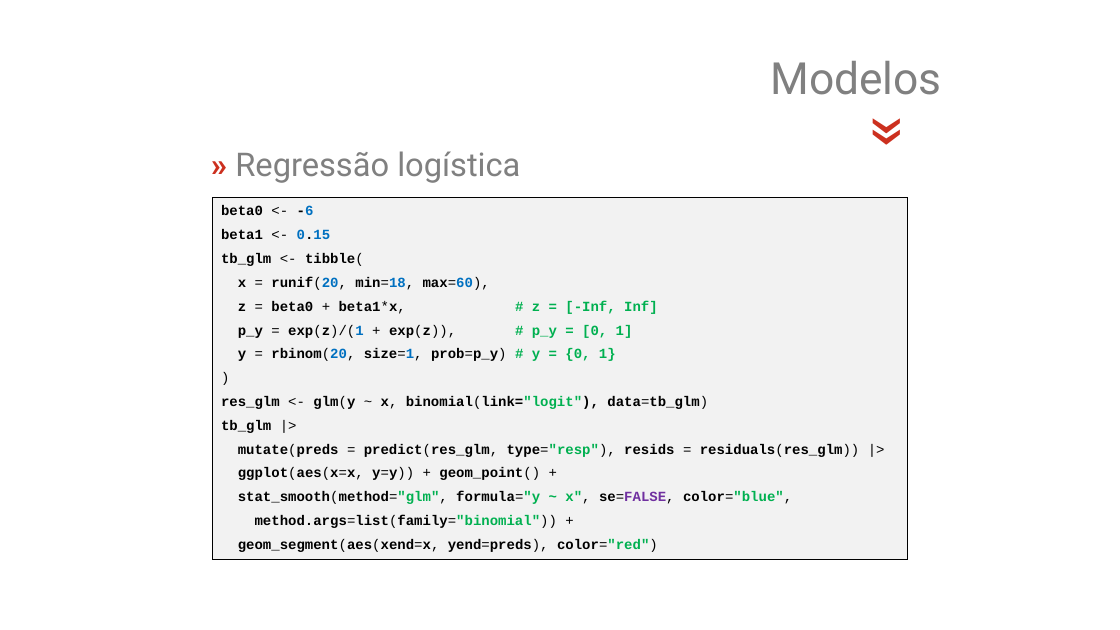
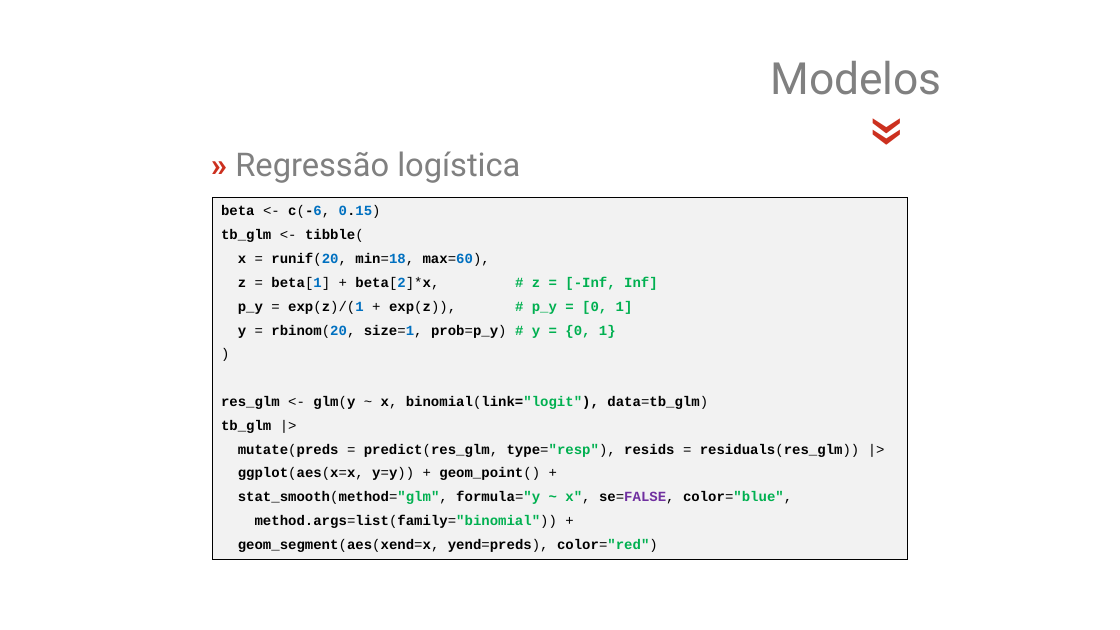
Before and after one commit to jsollari/DSR-II2026, a slide deck: slide 23 of docs/DSR-II2026_JL_slides.pptx. Drawn at 1120x630 pixels with LibreOffice and Linux fonts; fonts in the diff are those of the drawing; background and template pictures are left out. Boxes give left, top, right and bottom in pixels: in the first picture for what was removed or moved away, otherwise in the second. Text is boxed around its words. In the diff, an @@ line names an element or a change of style, - is before the commit and + after.

```diff
--- a/docs/DSR-II2026_JL_slides.pptx
+++ b/docs/DSR-II2026_JL_slides.pptx
@@ text in rectangle at (x1=221, y1=205, x2=381, y2=218): text changed @@
-beta0 <- -6
-beta1 <- 0.15
+beta <- c(-6, 0.15)
@@ text in rectangle at (x1=238, y1=277, x2=658, y2=290): text changed @@
-z = beta0 + beta1*x, # z = [-Inf, Inf]
+z = beta[1] + beta[2]*x, # z = [-Inf, Inf]
```
Also in this commit, not shown: 15 other slides changed, 33 other files.
